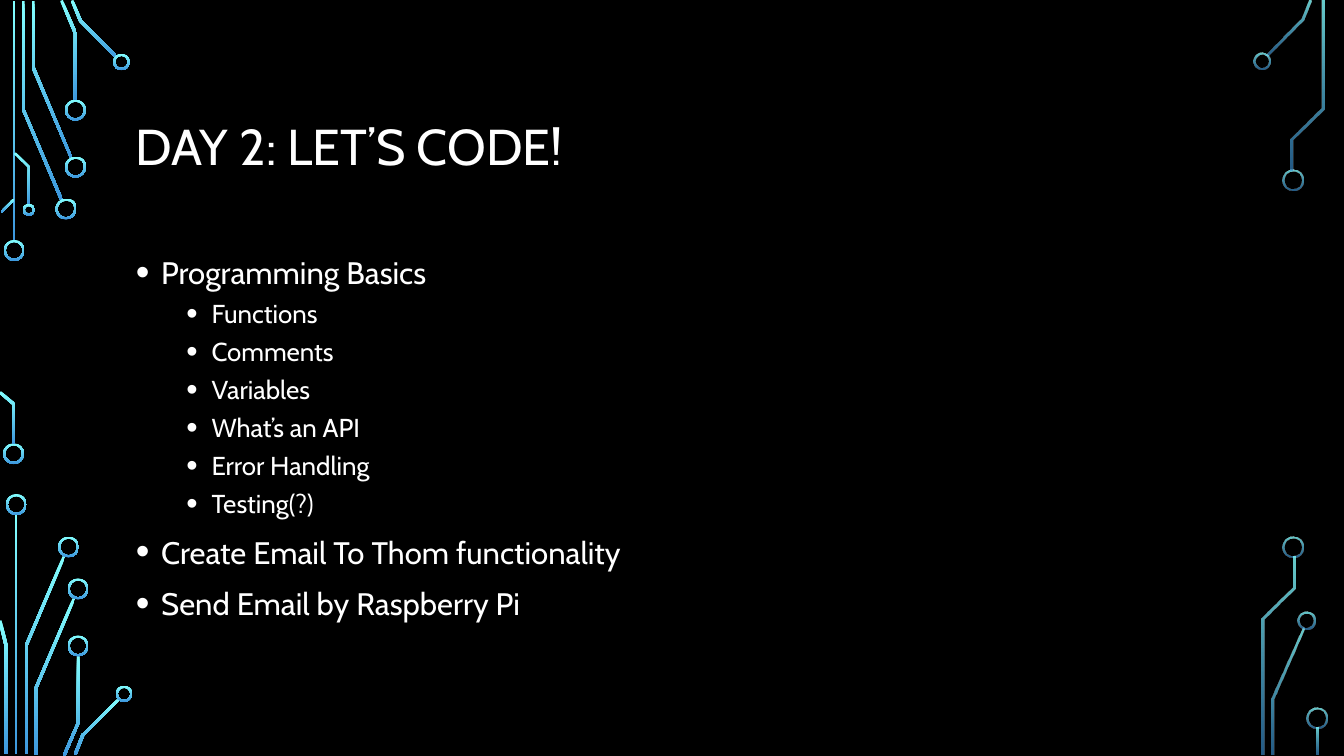
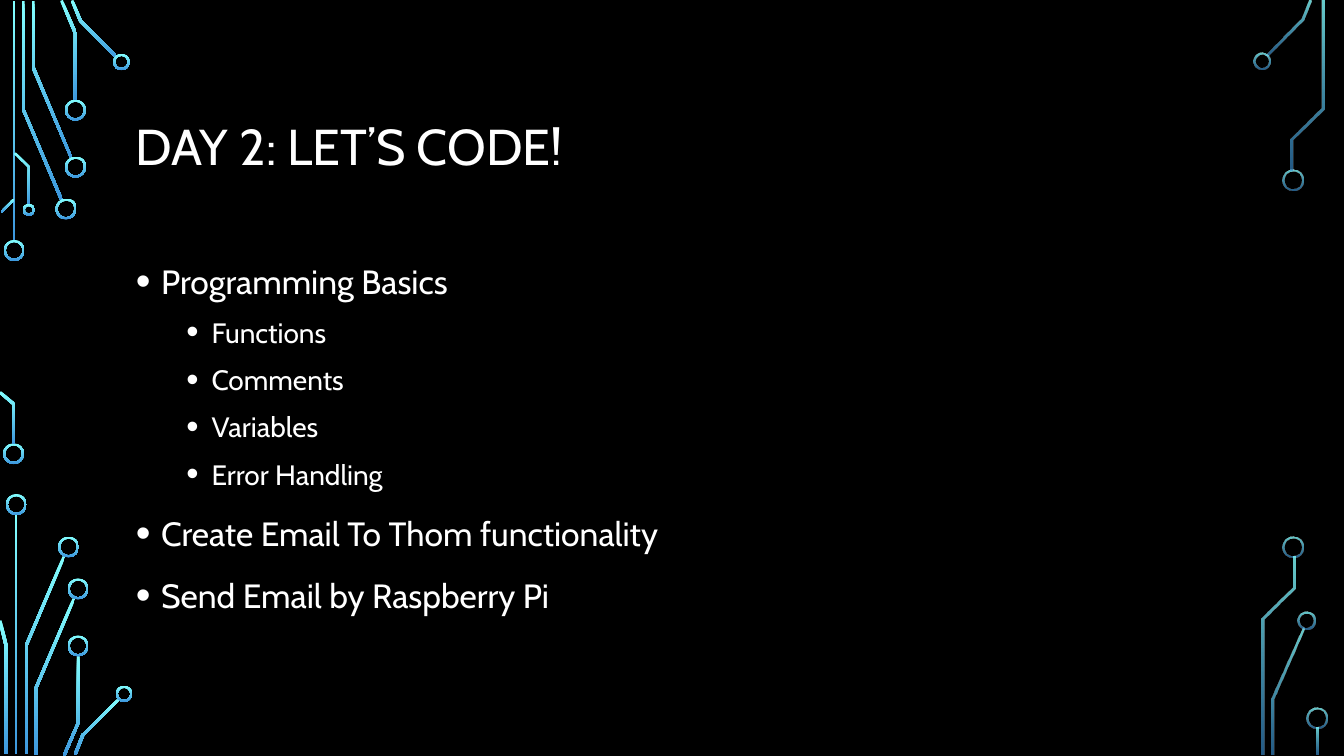
Before and after one commit to andrewjvelez/smap, a slide deck: slide 12 of docs/SMAP Materials Unbranded.pptx (slide 3 before the commit). Drawn at 1344x756 pixels with LibreOffice and Linux fonts; fonts in the diff are those of the drawing; background and template pictures are left out. Boxes give left, top, right and bottom in pixels: in the first picture for what was removed or moved away, otherwise in the second. Text is boxed around its words. In the diff, an @@ line names an element or a change of style, - is before the commit and + after.

```diff
--- a/docs/SMAP Materials Unbranded.pptx
+++ b/docs/SMAP Materials Unbranded.pptx
@@ text "Programming Basics" at (161, 270, 658, 616): size 22.2 to 24 pt in "Programming Basics", "Create Email To Thom functionality", "Send Email by Raspberry Pi"; size 18.5 to 20 pt in "Functions", "Comments", "Variables", "Error Handling"; line spacing 1 to 1.2 @@
@@ text at (212, 417, 360, 438): paragraph removed @@
-  • What’s an API
@@ text at (212, 493, 314, 519): paragraph removed @@
-  • Testing(?)
```
Also in this commit, not shown: 25 slides added.
